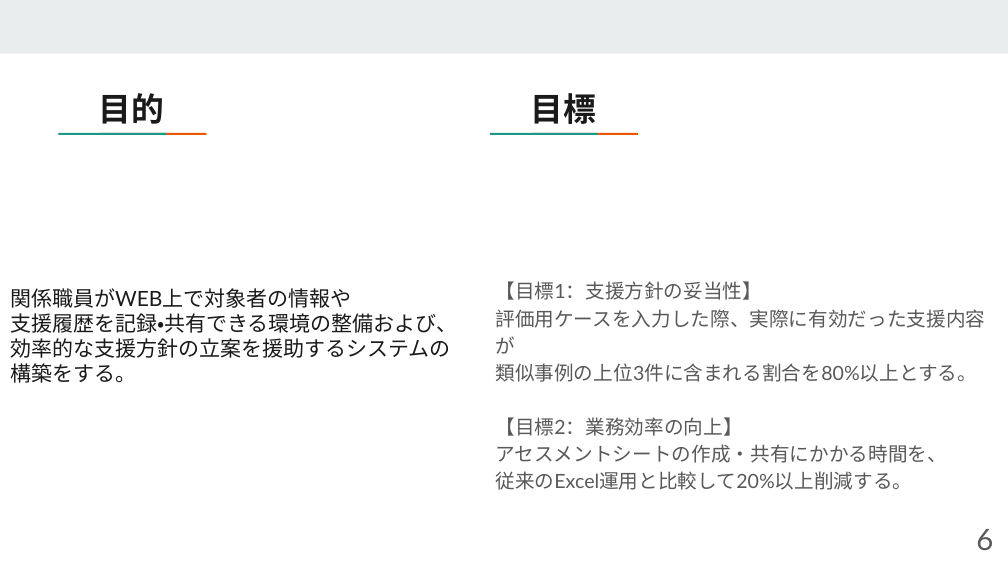
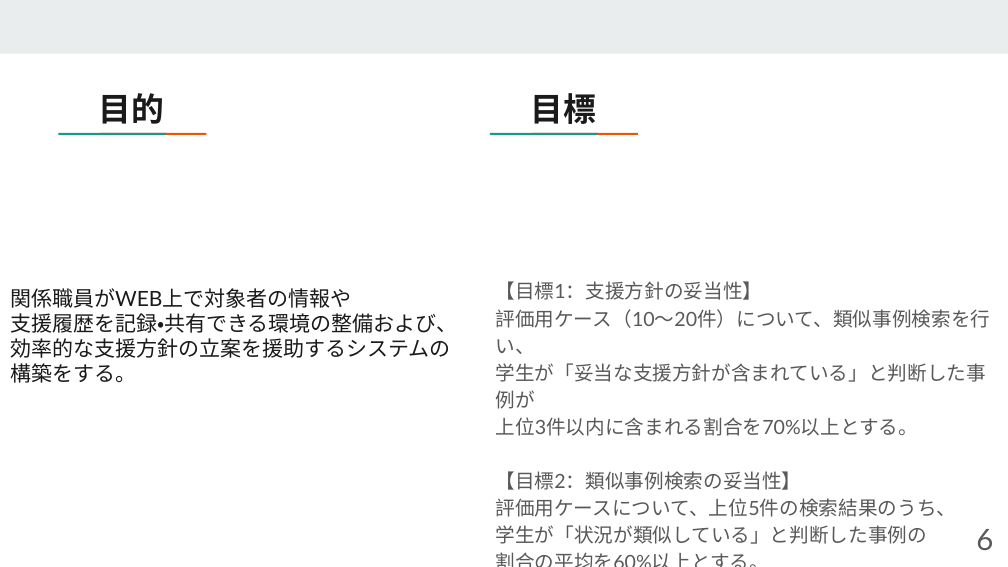
Before and after one commit to UMEZAWADAN/SD-5, a slide deck: slide 9 of SD-5.pptx. Drawn at 1008x567 pixels with LibreOffice and Linux fonts; fonts in the diff are those of the drawing. Boxes give left, top, right and bottom in pixels: in the first picture for what was removed or moved away, otherwise in the second. Text is boxed around its words. In the diff, an @@ line names an element or a change of style, - is before the commit and + after.

```diff
--- a/SD-5.pptx
+++ b/SD-5.pptx
@@ text at bbox=[495, 281, 990, 544]: text changed @@
-【目標1：支援方針の妥当性】
-評価用ケースを入力した際、実際に有効だった支援内容が
-類似事例の上位3件に含まれる割合を80%以上とする。
-【目標2：業務効率の向上】
-アセスメントシートの作成・共有にかかる時間を、
-従来のExcel運用と比較して20%以上削減する。
+【目標1：支援方針の妥当性】
+評価用ケース（10〜20件）について、類似事例検索を行い、
+学生が「妥当な支援方針が含まれている」と判断した事例が
+上位3件以内に含まれる割合を70%以上とする。
+【目標2：類似事例検索の妥当性】
+評価用ケースについて、上位5件の検索結果のうち、
+学生が「状況が類似している」と判断した事例の
+割合の平均を60%以上とする。
```
Also in this commit, not shown: 5 other slides changed.
